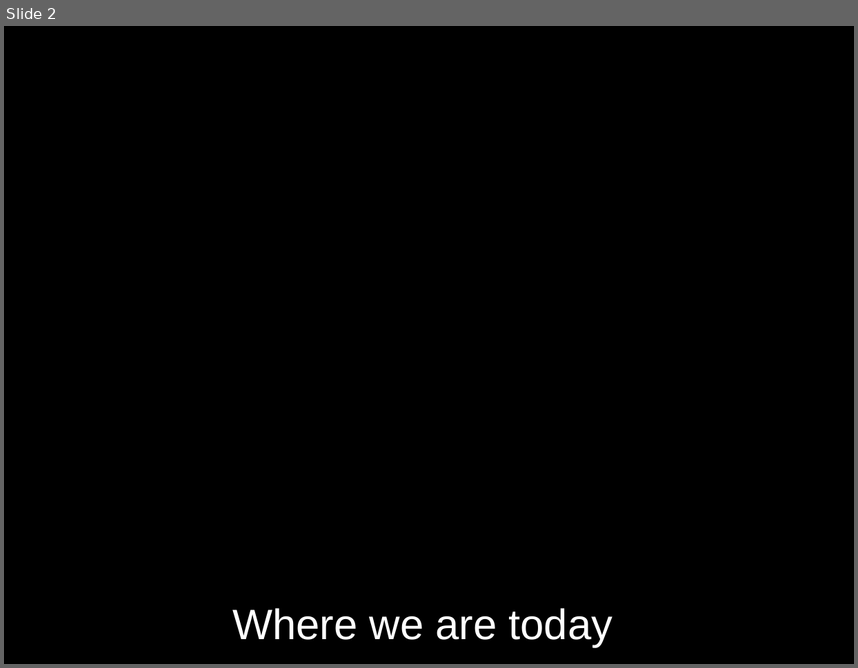
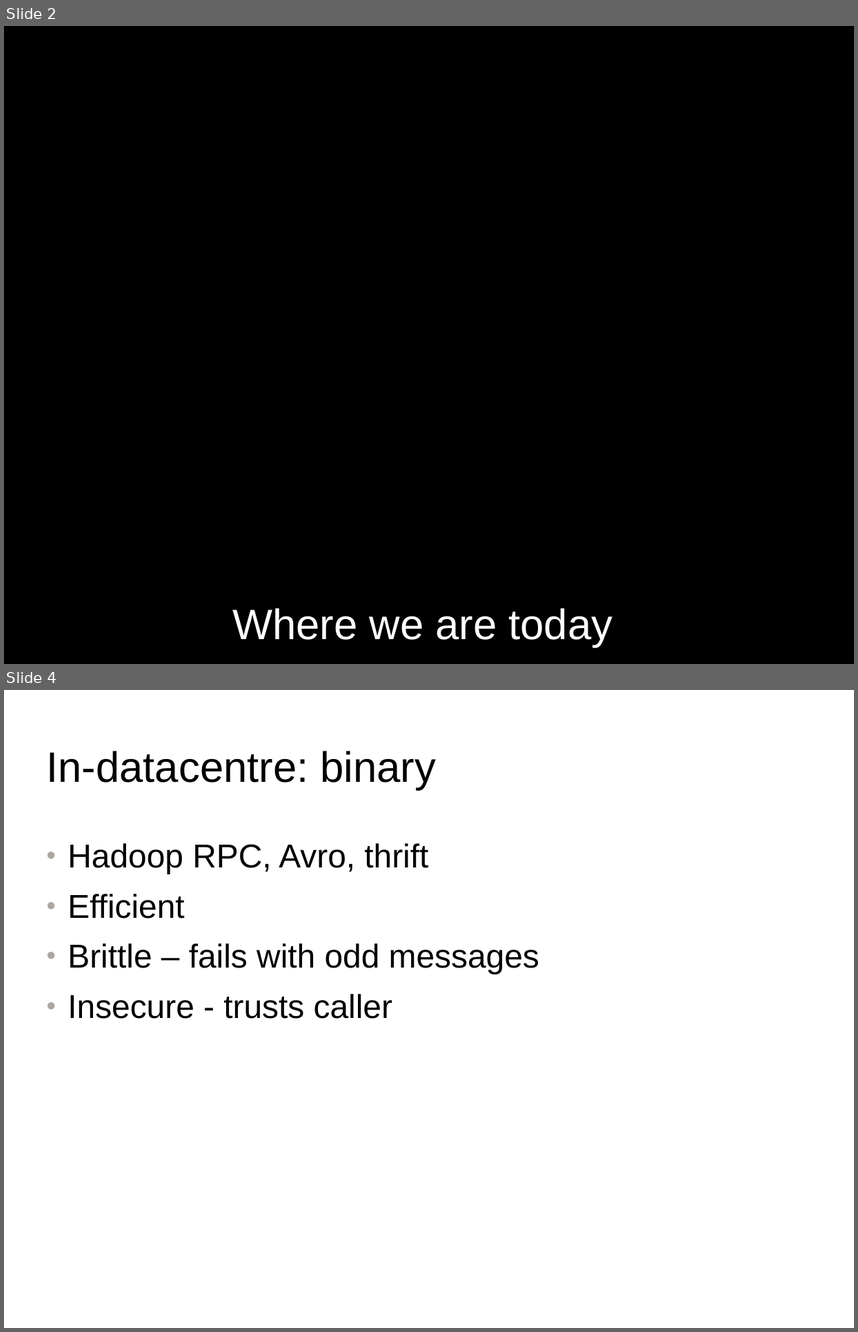
Before and after one commit to rhusar/smartfrog, a slide deck: core/components/hadoop/doc/mombasa_long_haul_hadoop.odp. Shown one above the other, each under a label of ours: slide 2 before the commit, slides 2 and 4 after it; the slides between them are not shown. The pictures are 858x668 and 858x1332 pixels, drawn with LibreOffice and Linux fonts; fonts in the diff are those of the drawing; background and template pictures are left out. Boxes give left, top, right and bottom in pixels: in the first picture for what was removed or moved away, otherwise in the second. Text is boxed around its words. In the diff, an @@ line names an element or a change of style, - is before the commit and + after.

Commit message:
SFOS-1266 	 Do some slides on what I've been up to with Hadoop

```diff
--- a/core/components/hadoop/doc/mombasa_long_haul_hadoop.odp
+++ b/core/components/hadoop/doc/mombasa_long_haul_hadoop.odp
@@ slide 4 added at (4, 690, 854, 1328), background #FFFFFF @@
@@ title added at (47, 751, 436, 790), 36 pt, text #000000 @@
+In-datacentre: binary
@@ text added at (67, 843, 539, 1018), 28 pt, text #000000 @@
+• Hadoop RPC, Avro, thrift
+• Efficient
+• Brittle – fails with odd messages
+• Insecure - trusts caller
```
Also in this commit, not shown: 1 slide changed, 1 other slide added, 1 other file.
